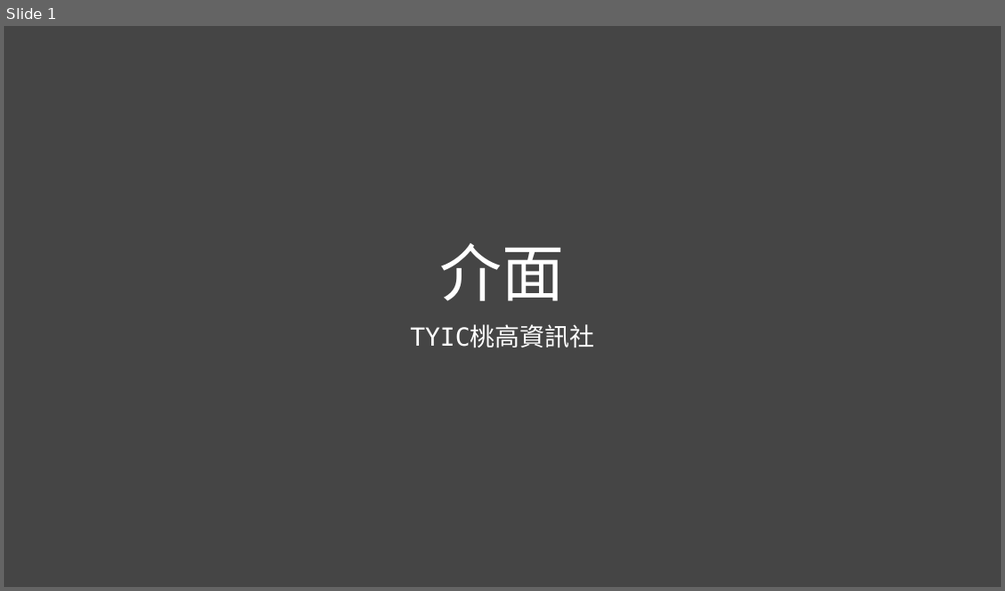
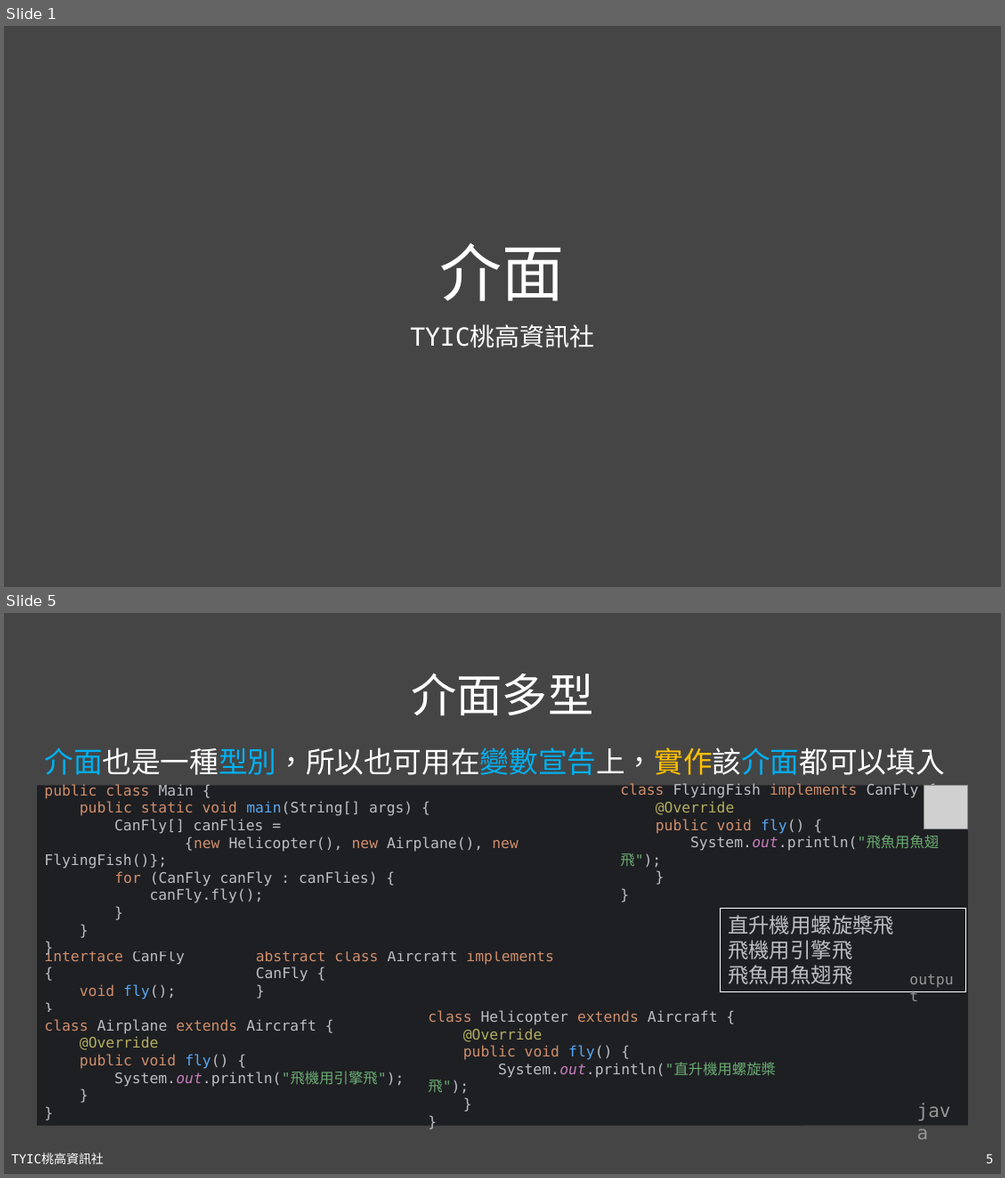
Before and after one commit to TYSHIC/slides, a slide deck: powerpoint/11_介面.pptx. Shown one above the other, each under a label of ours: slide 1 before the commit, slides 1 and 5 after it; the slides between them are not shown. The pictures are 1005x591 and 1005x1178 pixels, drawn with LibreOffice and Linux fonts; fonts in the diff are those of the drawing; grey boxes stand for pictures. Boxes give left, top, right and bottom in pixels: in the first picture for what was removed or moved away, otherwise in the second. Text is boxed around its words. In the diff, an @@ line names an element or a change of style, - is before the commit and + after.

```diff
--- a/powerpoint/11_介面.pptx
+++ b/powerpoint/11_介面.pptx
@@ slide 5 added at bbox=[4, 613, 1001, 1174], background #454545 @@
@@ title added at bbox=[411, 674, 593, 715], 44 pt, text #FFFFFF @@
+介面多型
@@ text added at bbox=[44, 747, 944, 775], 28 pt, text #FFFFFF @@
+介面也是一種型別，所以也可用在變數宣告上，實作該介面都可以填入
@@ group added at bbox=[37, 785, 968, 1126]: 5 rectangles, 3 texts, 1 picture @@
+interface CanFly {
+void fly();
+}
+abstract class Aircraft implements CanFly {
+}
+class Airplane extends Aircraft {
+@Override
+public void fly() {
+System.out.println("飛機用引擎飛");
+}
+}
+class Helicopter extends Aircraft {
+@Override
+public void fly() {
+System.out.println("直升機用螺旋槳飛");
+}
+}
+class FlyingFish implements CanFly {
+@Override
+public void fly() {
+System.out.println("飛魚用魚翅飛");
+}
+}
+public class Main {
+public static void main(String[] args) {
+CanFly[] canFlies =
+{new Helicopter(), new Airplane(), new FlyingFish()};
+for (CanFly canFly : canFlies) {
+canFly.fly();
+}
+}
+}
+java
@@ rectangle added at bbox=[720, 908, 966, 991], fill #1E1F22, outline #FFFFFF 0.75 pt, 20 pt, text #BCBEC4 @@
+直升機用螺旋槳飛
+飛機用引擎飛
+飛魚用魚翅飛
@@ text added at bbox=[902, 966, 966, 991], 14 pt, text #969696 @@
+output
@@ text added at bbox=[11, 1153, 104, 1164], 12 pt, text #FFFFFF @@
+TYIC桃高資訊社
@@ page number added at bbox=[986, 1154, 993, 1163], 12 pt, text #FFFFFF @@
+5
```
Also in this commit, not shown: 2 slides changed, 5 other slides added, 14 other files.
